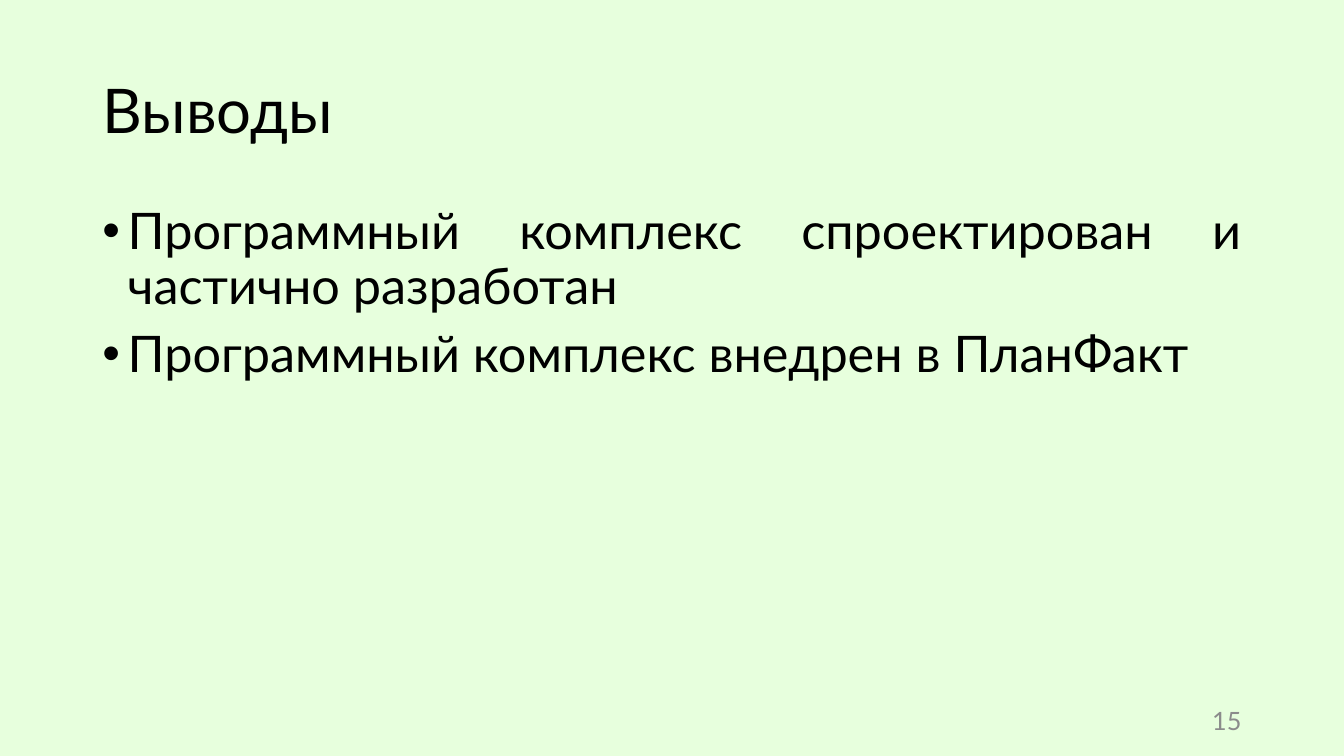
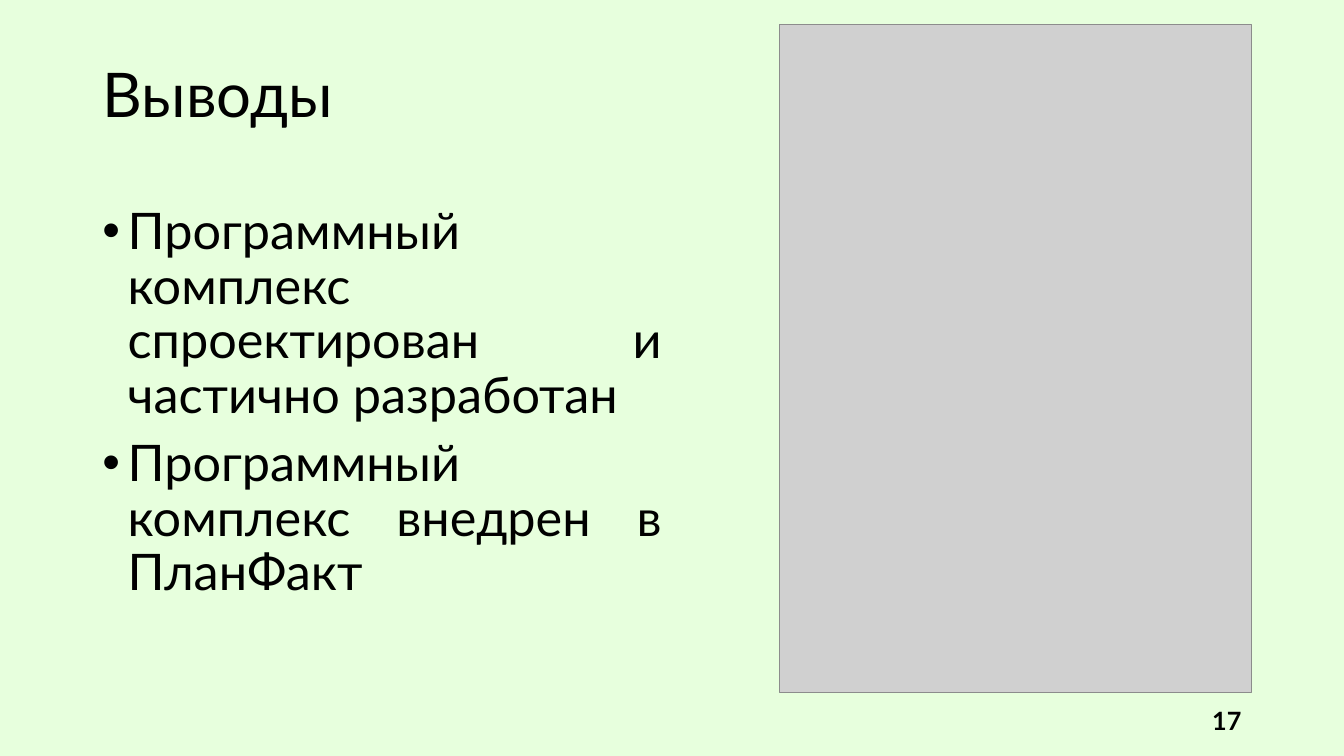
Before and after one commit to R0bari/MessageDeliveryService, a slide deck: slide 17 of Презентация/Сухарев. ВКР.pptx (slide 15 before the commit). Drawn at 1344x756 pixels with LibreOffice and Linux fonts; fonts in the diff are those of the drawing; grey boxes stand for pictures. Boxes give left, top, right and bottom in pixels: in the first picture for what was removed or moved away, otherwise in the second. Text is boxed around its words. In the diff, an @@ line names an element or a change of style, - is before the commit and + after.

```diff
--- a/Презентация/Сухарев. ВКР.pptx
+++ b/Презентация/Сухарев. ВКР.pptx
@@ title "Выводы": place and size @@
-title "Выводы" at <box>102,89,332,144</box>
+title "Выводы" at <box>102,73,332,128</box>
@@ picture added at <box>779,24,1252,693</box> @@
@@ text "Программный комплекс спроектирован и частично ..." rewrapped from <box>128,213,1241,381</box> to <box>128,213,662,591</box> @@
@@ page number at <box>1212,711,1241,730</box>: text changed; text colour #8C8C8C to #000000; bold on @@
-15
+17
```
Also in this commit, not shown: 10 other slides changed, 2 slides added, 10 other files.
